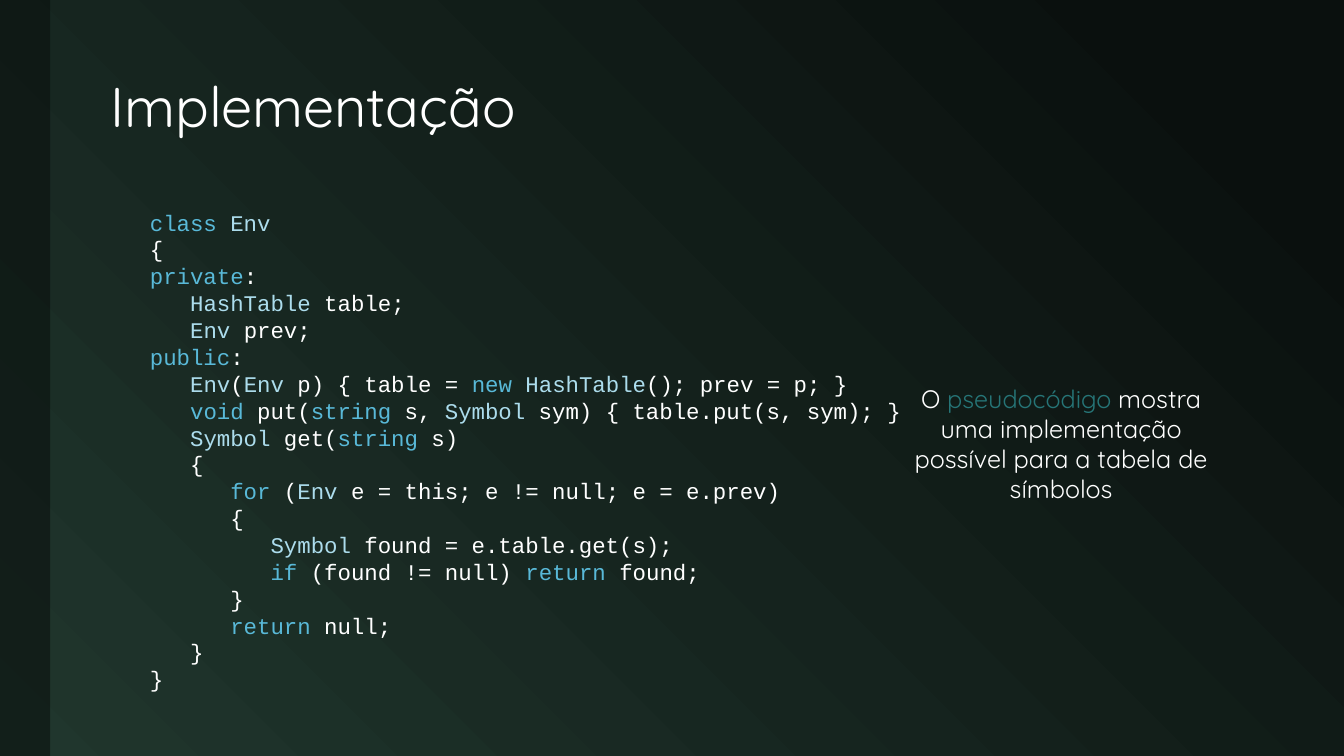
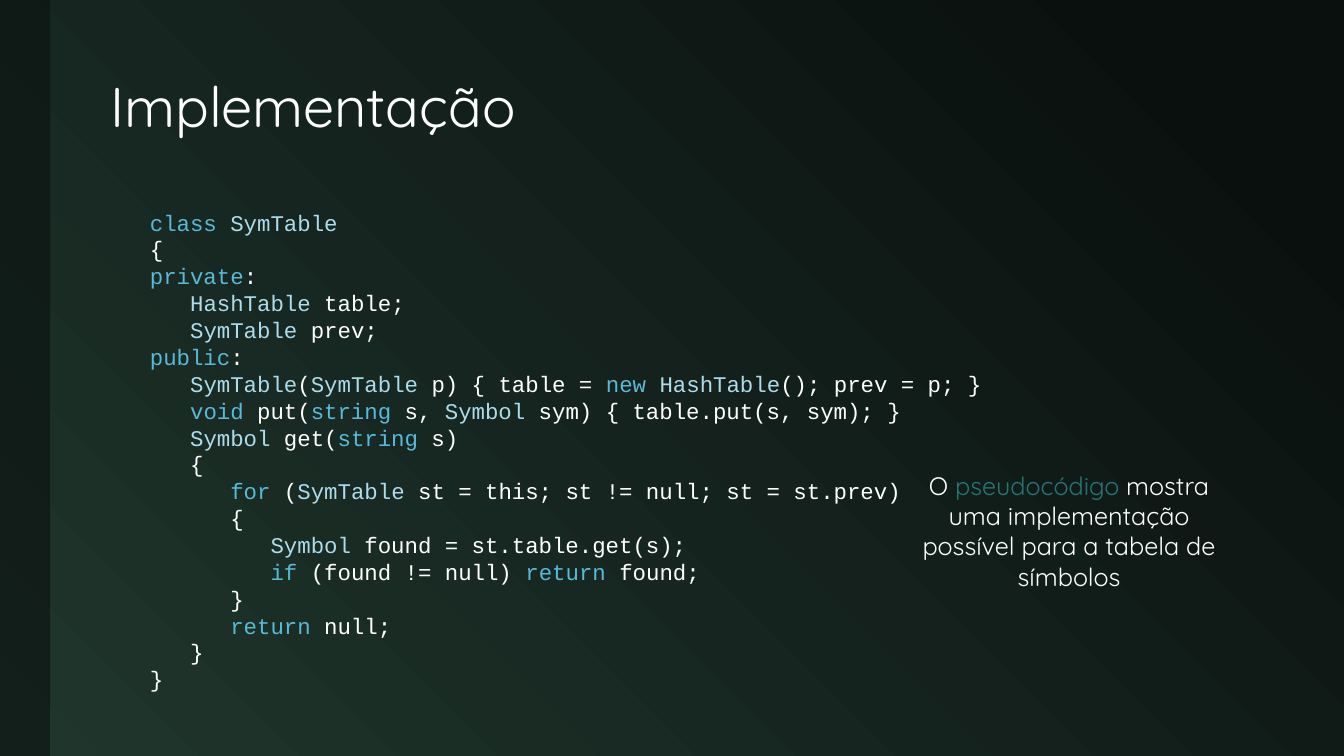
Before and after one commit to JudsonSS/Compiladores, a slide deck: slide 16 of Slides/08. Tabela de Símbolos.pptx. Drawn at 1344x756 pixels with LibreOffice and Linux fonts; fonts in the diff are those of the drawing. Boxes give left, top, right and bottom in pixels: in the first picture for what was removed or moved away, otherwise in the second. Text is boxed around its words. In the diff, an @@ line names an element or a change of style, - is before the commit and + after.

```diff
--- a/Slides/08. Tabela de Símbolos.pptx
+++ b/Slides/08. Tabela de Símbolos.pptx
@@ text at (x1=150, y1=214, x2=337, y2=236): text changed; text colour #59B9D8 to #ACDCEC @@
-class Env
-{
+class SymTable
+{
@@ text at (x1=190, y1=322, x2=378, y2=343): text changed; text colour #FFFFFF to #ACDCEC @@
-Env prev;
+SymTable prev;
@@ text at (x1=190, y1=376, x2=955, y2=397): text changed; text colour #FFFFFF to #ACDCEC @@
-Env(Env p) { table = new HashTable(); prev = p; }
+SymTable(SymTable p) { table = new HashTable(); prev = p; }
@@ text "O pseudocódigo mostra uma implementação ..." moved from (x1=915, y1=390, x2=1207, y2=499) to (x1=923, y1=476, x2=1215, y2=587) @@
@@ text at (x1=230, y1=483, x2=900, y2=558): text changed @@
-for (Env e = this; e != null; e = e.prev)
-{
-Symbol found = e.table.get(s);
+for (SymTable st = this; st != null; st = st.prev)
+{
+Symbol found = st.table.get(s);
```
Also in this commit, not shown: 8 other slides changed, 1 slide added, 20 other files.
